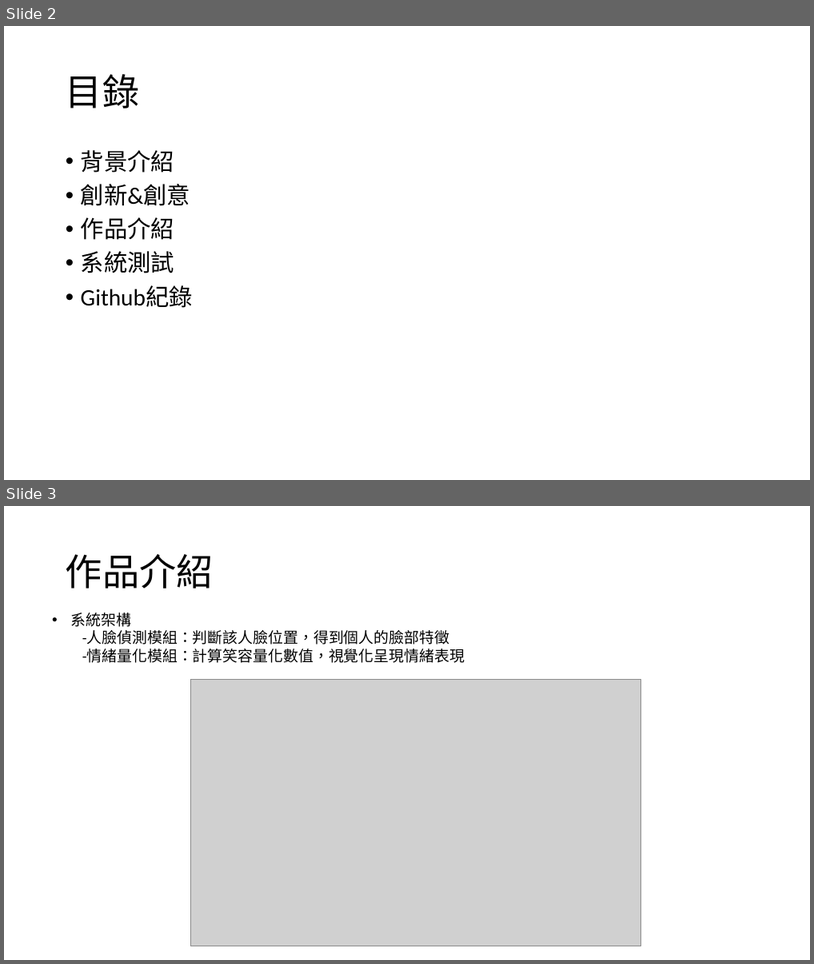
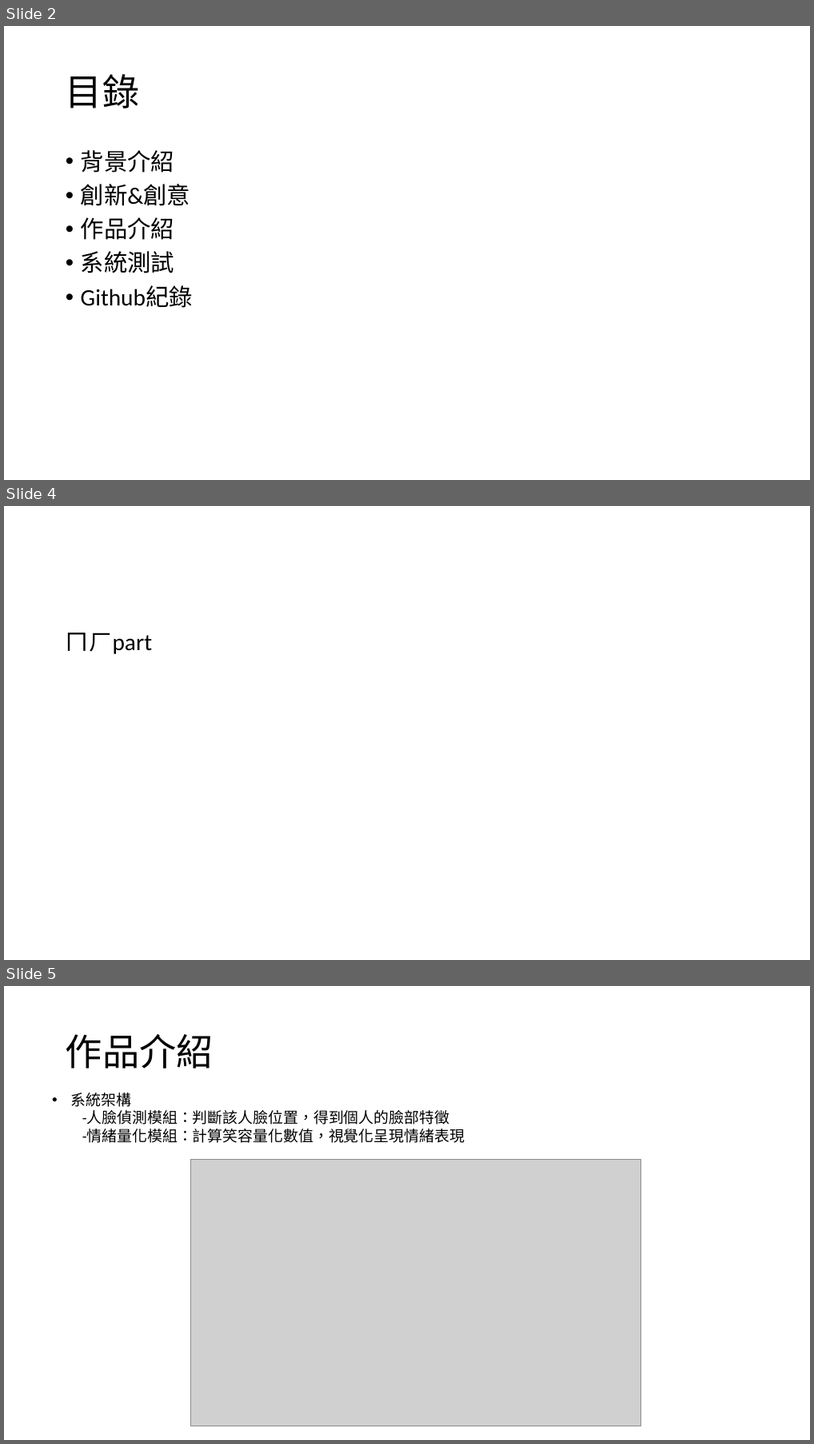
Before and after one commit to claire1053347/final-project-14, a slide deck: PPT/PPT.pptx. Shown one above the other, each under a label of ours: slides 2 and 3 before the commit, slides 2, 4 and 5 after it; the slides between them are not shown. The pictures are 814x964 and 814x1444 pixels, drawn with LibreOffice and Linux fonts; fonts in the diff are those of the drawing; grey boxes stand for pictures. Boxes give left, top, right and bottom in pixels: in the first picture for what was removed or moved away, otherwise in the second. Text is boxed around its words. In the diff, an @@ line names an element or a change of style, - is before the commit and + after.

```diff
--- a/PPT/PPT.pptx
+++ b/PPT/PPT.pptx
@@ slide 4 added at <box>4,506,810,960</box>, background #FFFFFF @@
@@ text added at <box>66,632,152,654</box>, 28 pt, text #000000 @@
+ㄇㄏpart
@@ what was slide 3 is now slide 5 @@
```
Also in this commit, not shown: 1 other slide added.
